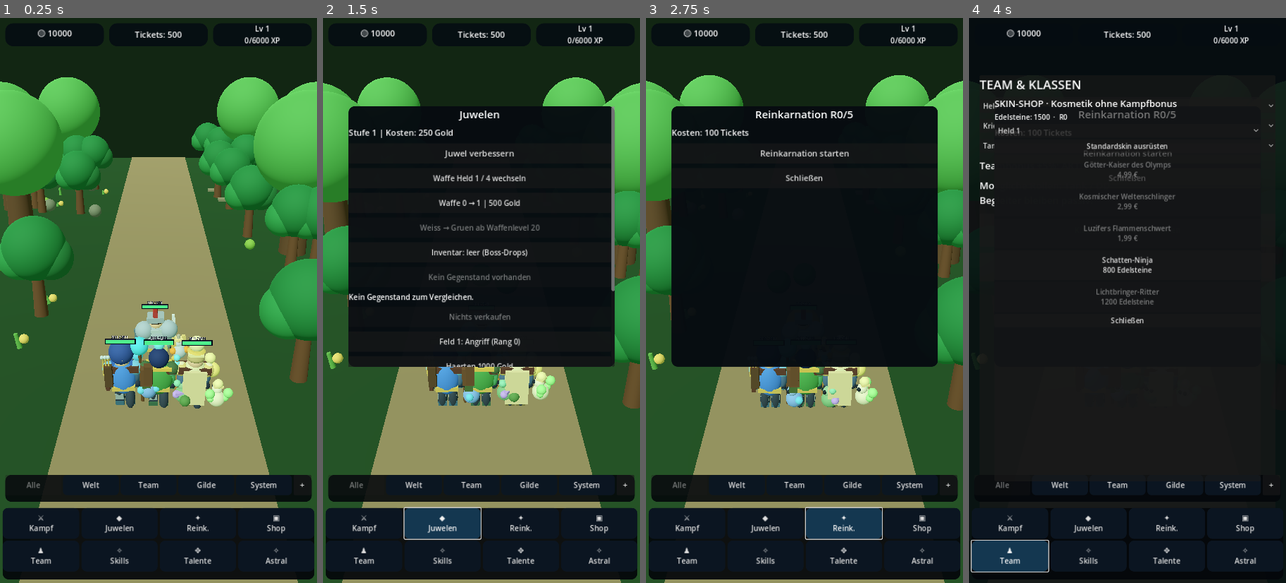
Above: before the commit, frames 1-4 (left to right).
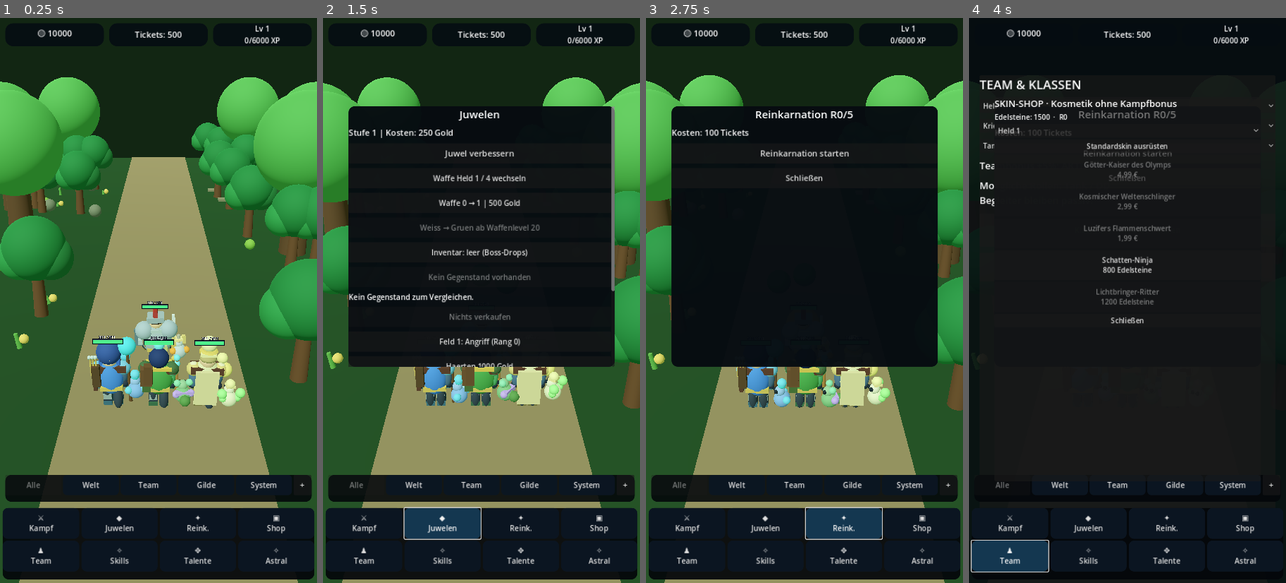
Above: after the commit, the same moments.

Repository: xynewageyx/TitanLegend
Game: Godot game, scene res://scenes/main.tscn
The game is run twice, just before and just after one commit, with the same random seed, the same clock (stepped at 60 frames per second) and the same inputs.
Inputs:
- Up to frame 1 (0.25 s): no input
- Up to frame 2 (1.5 s): click "⚔ Kampf" at 0.5 s; click "◆ Juwelen" at 1.25 s
- Up to frame 3 (2.75 s): click "✦ Reink." at 2 s
- Up to frame 4 (4 s): click "▣ Shop" at 2.75 s; click "♟ Team" at 3.5 s

The runs differ from the first frame. In frame 1, 3.1% of the frame differs, in the area x 27-78%, y 56-70%; in frame 2, 1.7%; in frame 3, 1.9%; in frame 4, less than 0.1%.

Commit message:
Improve portrait hero and passive-pet separation without altering formation roles

Diff:
--- a/scripts/team_formation.gd
+++ b/scripts/team_formation.gd
@@ -13,7 +13,9 @@
  var in_front: bool = front_slots.has(slot)
  var row: Array[int] = front_slots if in_front else back_slots
  var index_in_row: int = row.find(slot)
- var spacing: float = 1.25
+ # Keep compact all-melee teams inside the path, but give mixed teams
+ # enough lateral room for large helmets, weapons and passive companions.
+ var spacing: float = 1.7 if row.size() <= 3 else 1.35
  var x: float = (float(index_in_row) - float(row.size() - 1) / 2.0) * spacing
  return Vector3(x, 0.0, -1.7 if in_front else 1.0)
 var heroes: Array[Node3D] = []
